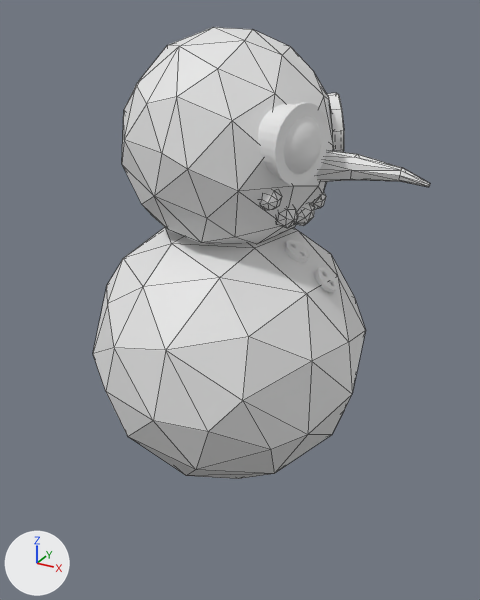
Before and after pictures for a commit that changed the Blender file Assets/Bots/PlaceholderBot/snowman.blend.
Both versions are drawn from a camera (50 mm lens) standing at (2.23, -3.89, 2.32) and looking at (0.13, -0.09, 0.42). The lights are fixed; the arrows at lower left show +X, +Y and +Z. The first picture is the older version. Mesh edges are drawn as thin lines on the coarser meshes.

Names of what the first picture shows: 'Body', 'Cylinder.001', 'Cylinder.002', 'Head', 'eyeflair', 'eyeglass', 'eyetube' and 6 more.
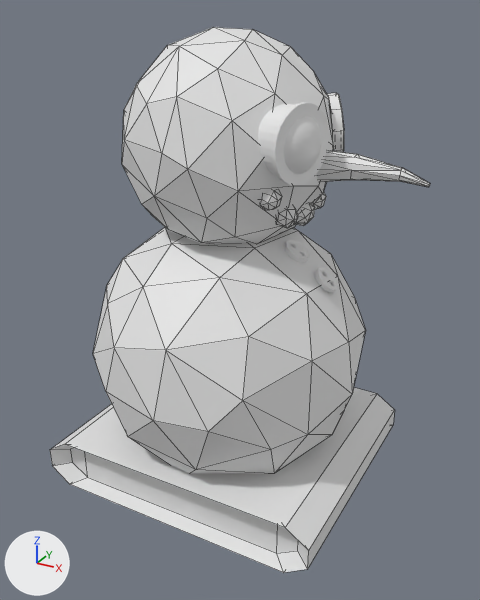
Commit message: Added track system

The change, as JSON lines over the scene's bpy script:
```json
{"op": "add", "block": "me_cube_002", "code": ["me_cube_002 = bpy.data.meshes.new('Cube.002')", "me_cube_002.from_pydata(...)  # 32 vertices, 30 faces; spans x -0.498..0.498, y -0.103..0.103, z -0.59..0.59"]}
{"op": "add", "block": "ob_track", "code": ["ob_track = bpy.data.objects.new('Track', me_cube_002)", "ob_track.parent = ob_body", "ob_track.location = (0.0, 0.0, -0.848)", "ob_track.rotation_euler = (-1.571, 0.0, 1.571)  # degrees (-90, 0, 90)", "ob_track.scale = (1.82, 1.82, 1.82)"]}
```

What differs and where, as boxes (x1, y1, x2, y2) in the pictures (480 x 600 px):
```json
{"object": "Track", "change": "added", "after": [50, 388, 395, 573]}
```
